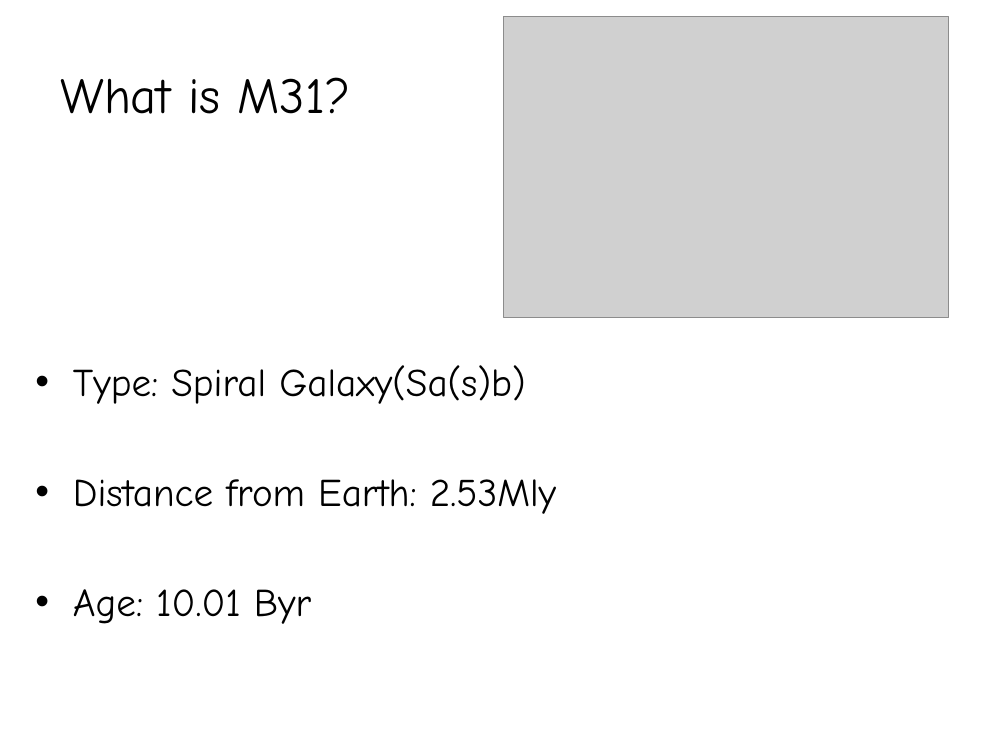
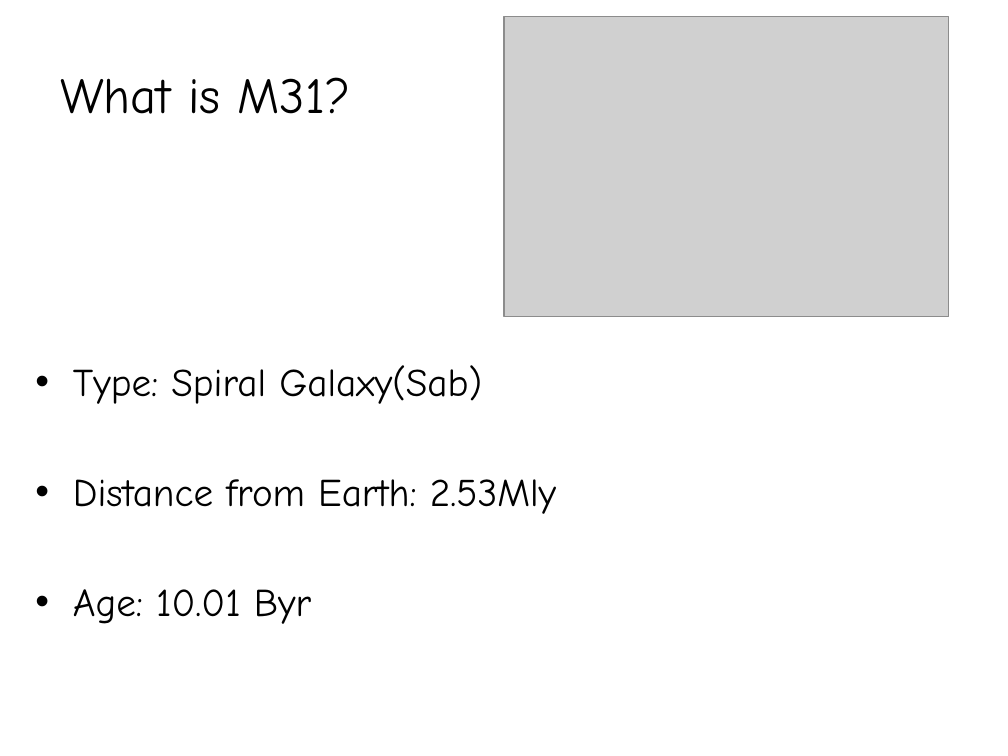
Before and after one commit to vaammpyy/M31-Spectra-Analysis, a slide deck: slide 6 of M31 Report.pptx. Drawn at 1008x756 pixels with LibreOffice and Linux fonts; fonts in the diff are those of the drawing; grey boxes stand for pictures. Boxes give left, top, right and bottom in pixels: in the first picture for what was removed or moved away, otherwise in the second. Text is boxed around its words. In the diff, an @@ line names an element or a change of style, - is before the commit and + after.

```diff
--- a/M31 Report.pptx
+++ b/M31 Report.pptx
@@ text at (73,365,482,404): text changed @@
-• Type: Spiral Galaxy(Sa(s)b)
+• Type: Spiral Galaxy(Sab)
```
Also in this commit, not shown: 12 other slides changed, 1 slide added.
